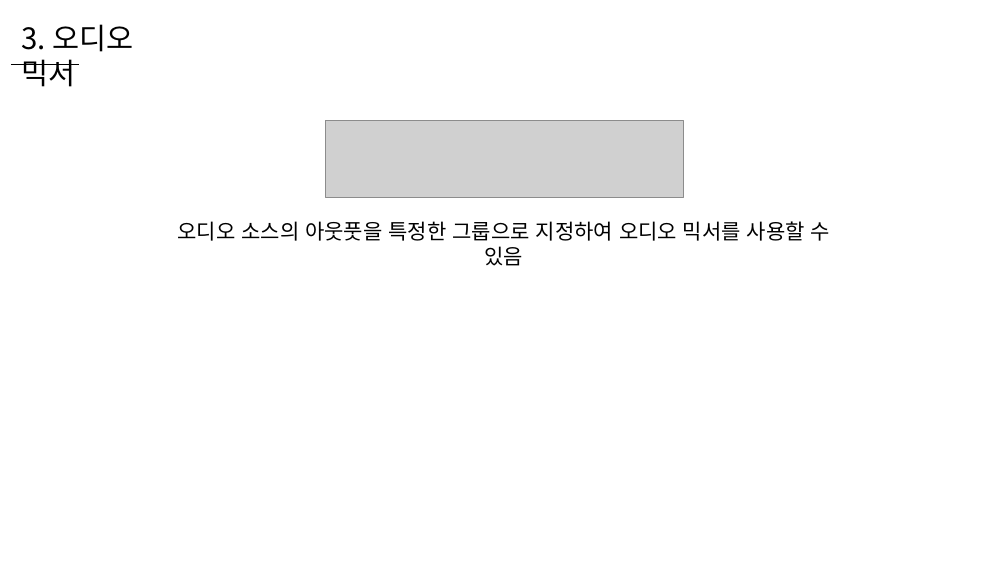
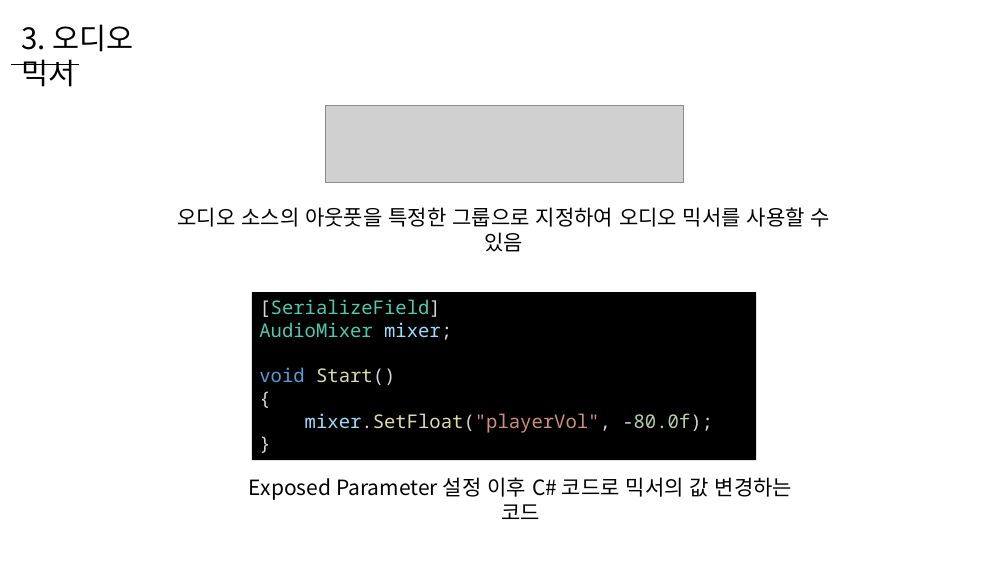
Before and after one commit to WooLyung/2022-Unity-Lecture, a slide deck: slide 22 of 1 - 소리.pptx. Drawn at 1008x567 pixels with LibreOffice and Linux fonts; fonts in the diff are those of the drawing; grey boxes stand for pictures. Boxes give left, top, right and bottom in pixels: in the first picture for what was removed or moved away, otherwise in the second. Text is boxed around its words. In the diff, an @@ line names an element or a change of style, - is before the commit and + after.

```diff
--- a/1 - 소리.pptx
+++ b/1 - 소리.pptx
@@ picture: place and size @@
-picture at (325, 120, 683, 197)
+picture at (325, 106, 683, 183)
@@ text "오디오 소스의 아웃풋을 특정한 그룹으로 ...": place and size @@
-text "오디오 소스의 아웃풋을 특정한 그룹으로 ..." at (177, 221, 830, 241)
+text "오디오 소스의 아웃풋을 특정한 그룹으로 ..." at (177, 207, 830, 227)
@@ rectangle added at (252, 293, 756, 461), fill #000000, 18 pt, text #4EC9B0 @@
+[SerializeField]
+AudioMixer mixer;
+void Start()
+{
+mixer.SetFloat("playerVol", -80.0f);
+}
@@ text added at (249, 477, 792, 500), 20 pt, text #000000 @@
+Exposed Parameter 설정 이후 C# 코드로 믹서의 값 변경하는 코드
```
Also in this commit, not shown: 1 other slide changed, 1 slide added, 5 other files.
